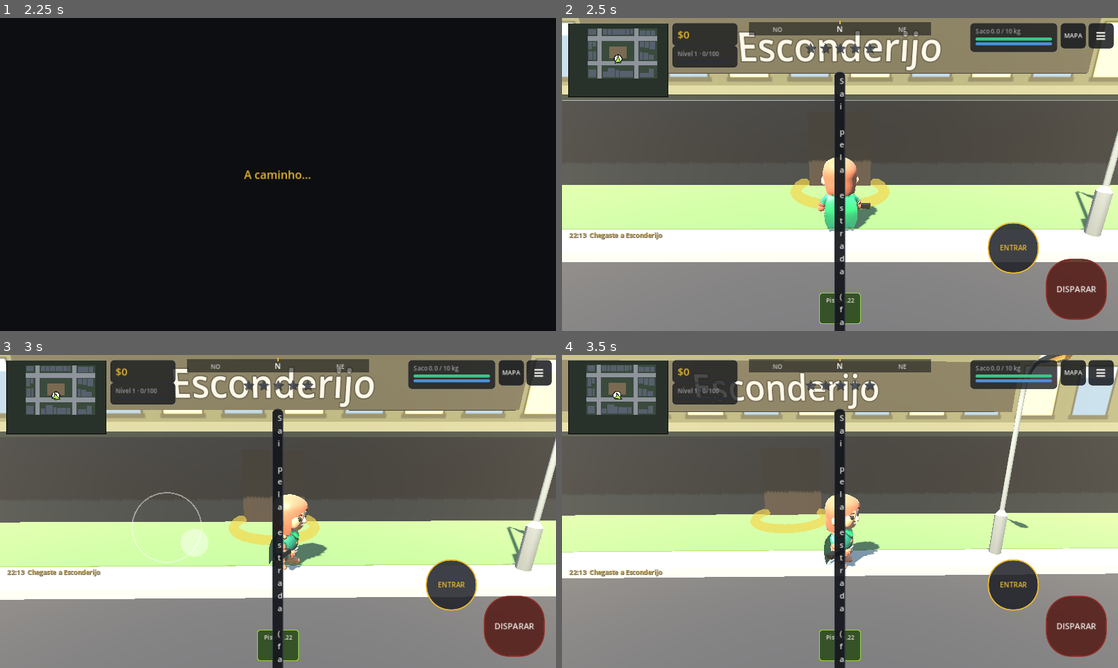
Above: before the commit, frames 1-4 (two rows, left to right).
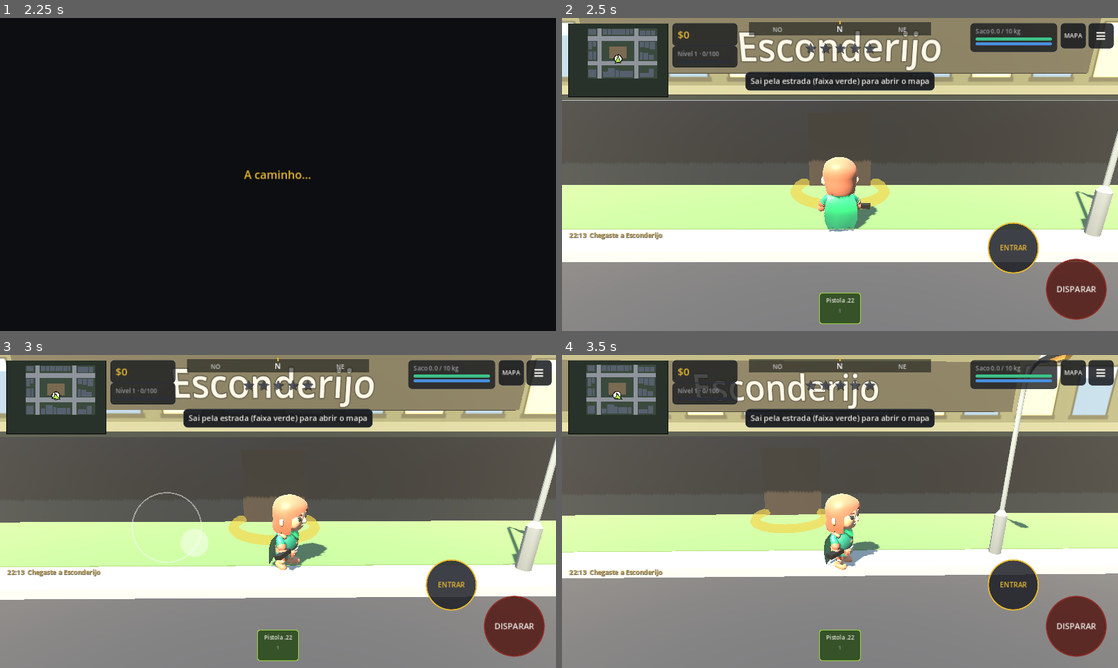
Above: after the commit, the same moments.

Repository: rezyto/golpe
Game: Godot game, scene res://boot/boot.tscn
Two runs of this game, one before a commit and one after it. Both use one fixed random seed, a clock stepped at 60 frames per second and the inputs below.
Inputs (mouse positions are in pixels of both pictures, inside the frame that each line leads up to):
- Up to frame 1 (2.25 s): tap Enter at 0.5 s; move the mouse to (400, 158) at 0.52 s; hold D 0.53-1.25 s; tap E at 0.6 s; click (400, 158) at 0.67 s; tap Space at 0.77 s; click (278, 193) at 1.27 s; type "Alex" at 1.35 s; click "JOGAR" at 2 s
- Up to frame 2 (2.5 s): no input
- Up to frame 3 (3 s): drag from (166, 527) to (250, 574) at 2.77 s
- Up to frame 4 (3.5 s): no input

Frame 1 is identical in both runs. In frame 2, 3.9% of the frame differs, in the area x 33-98%, y 17-100%; in frame 3, 3.9%; in frame 4, 3.9%.

Commit message:
Corrige avisos, botão de disparo e etiquetas; app 2.2.0
Co-Authored-By: Claude Fable 5.2 <noreply@anthropic.com>
Claude-Session: https://claude.ai/code/session_01KJBz4DXMkA3fdNgrX99YNF

Diff:
--- a/jogo/game/data.gd
+++ b/jogo/game/data.gd
@@ -70,8 +70,8 @@
 	"estatueta": {"n": "Estatueta de bronze", "cat": "arte", "kg": 7.0, "v": 35000},
 	"vaso": {"n": "Vaso cerâmico", "cat": "arte", "kg": 5.0, "v": 25000},
 	"moeda": {"n": "Moeda rara", "cat": "arte", "kg": 0.1, "v": 15000},
-	"foto": {"n": "Fotografia antiga", "cat": "historia", "kg": 0.05, "v": 0},
-	"livro": {"n": "Livro de contas", "cat": "historia", "kg": 0.8, "v": 0},
+	"foto": {"n": "Fotografia antiga", "cat": "historia", "kg": 0.0, "v": 0},
+	"livro": {"n": "Livro de contas", "cat": "historia", "kg": 0.0, "v": 0},
 }
 
 const CAT_NAMES := {"joias": "Joias", "eletronica": "Eletrónica", "bebidas": "Bebidas", "arte": "Arte", "farmacia": "Farmácia", "diversos": "Diversos"}
--- a/jogo/game/main.gd
+++ b/jogo/game/main.gd
@@ -2441,12 +2441,12 @@
 		world.add_child(npc)
 		var lab = Label3D.new()
 		lab.text = "%s\n+30%% %s" % [ty["name"], D.CAT_NAMES[ty["cat"]]]
-		lab.font_size = 48
-		lab.pixel_size = 0.01
+		lab.font_size = 40
+		lab.pixel_size = 0.008
 		lab.outline_size = 10
 		lab.billboard = BaseMaterial3D.BILLBOARD_ENABLED
 		lab.modulate = Color("#b8f0c8")
-		lab.position = Vector3(vx - 0.8, 3.3, vy)
+		lab.position = Vector3(vx - 0.8, 3.0, vy)
 		world.add_child(lab)
 		vans.append(v)
 
@@ -3299,8 +3299,8 @@
 	return s
 
 
-func circle_style(bg: Color, border: Color) -> StyleBoxFlat:
-	var s = flat(bg, 56, border, 3)
+func circle_style(bg: Color, border: Color, rad = 58) -> StyleBoxFlat:
+	var s = flat(bg, rad, border, 3)
 	s.corner_detail = 12
 	return s
 
@@ -3488,6 +3488,7 @@
 	place(hotbar, 0.5, 1, -260, -88, 520, 72)
 	hud.add_child(hotbar)
 	fire_panel = round_btn("DISPARAR", 19, Color("#ecebe6"), Color(0.33, 0.1, 0.08, 0.85), Color("#8b2f28"))
+	fire_panel.add_theme_stylebox_override("panel", circle_style(Color(0.33, 0.1, 0.08, 0.85), Color("#8b2f28"), 69))
 	place(fire_panel, 1, 1, -166, -166, 140, 140)
 	hud.add_child(fire_panel)
 	act_panel = round_btn("—", 16, DIM, Color(0.11, 0.12, 0.15, 0.85), LINE)
@@ -3736,7 +3737,9 @@
 	p.mouse_filter = Control.MOUSE_FILTER_IGNORE
 	p.size_flags_horizontal = Control.SIZE_SHRINK_CENTER
 	var l = lbl(text, 18)
-	l.autowrap_mode = TextServer.AUTOWRAP_WORD_SMART
+	if text.length() > 52:
+		l.autowrap_mode = TextServer.AUTOWRAP_WORD_SMART
+		l.custom_minimum_size = Vector2(560, 0)
 	p.add_child(l)
 	toasts.add_child(p)
 	while toasts.get_child_count() > 3:
Not shown, changed: jogo/boot/app_version.txt
Not shown, changed: CREDITS.md
Not shown, changed: PLANO.md
